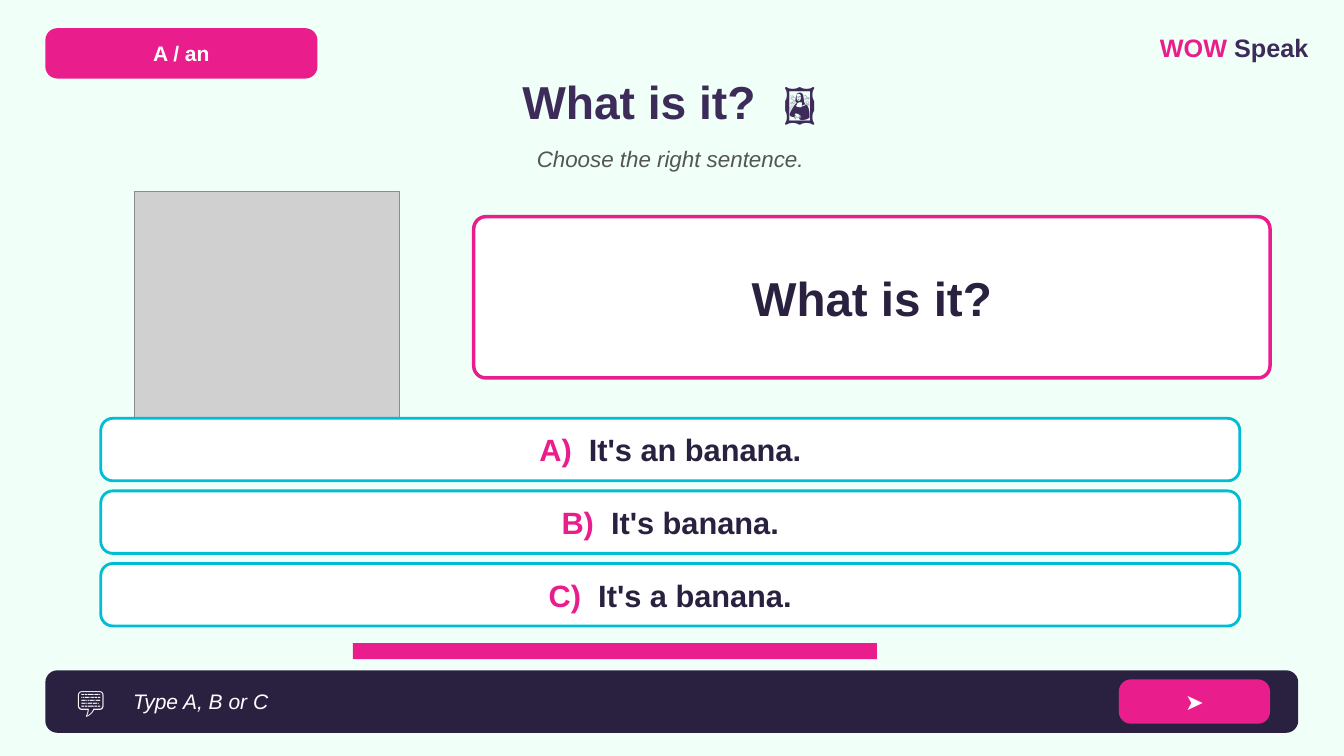
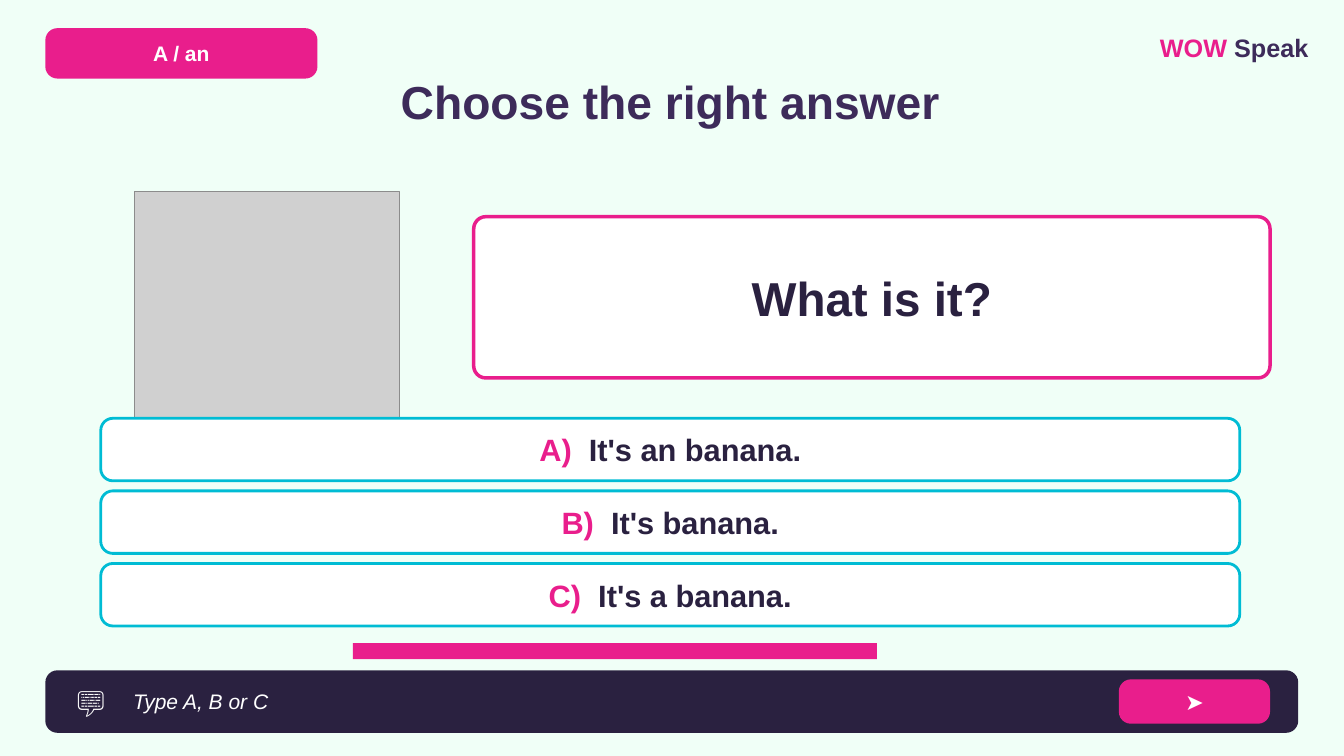
Before and after one commit to wowspeakschool-lang/classroom, a slide deck: slide 18 of vebinary/03.12_A-an/7-9/WOW_Speak_A_An_Food_7-9_LESSON.pptx. Drawn at 1344x756 pixels with LibreOffice and Linux fonts; fonts in the diff are those of the drawing; grey boxes stand for pictures. Boxes give left, top, right and bottom in pixels: in the first picture for what was removed or moved away, otherwise in the second. Text is boxed around its words. In the diff, an @@ line names an element or a change of style, - is before the commit and + after.

```diff
--- a/vebinary/03.12_A-an/7-9/WOW_Speak_A_An_Food_7-9_LESSON.pptx
+++ b/vebinary/03.12_A-an/7-9/WOW_Speak_A_An_Food_7-9_LESSON.pptx
@@ text at box(401, 85, 939, 128): text changed; size 16 to 33 pt; text colour #555555 to #3D2B5A; bold on; italic off @@
-Choose the right sentence.
+Choose the right answer
@@ text removed at box(522, 85, 755, 120) @@
-What is it? 🖼️
```
Also in this commit, not shown: 22 other slides changed, 7 other files.
